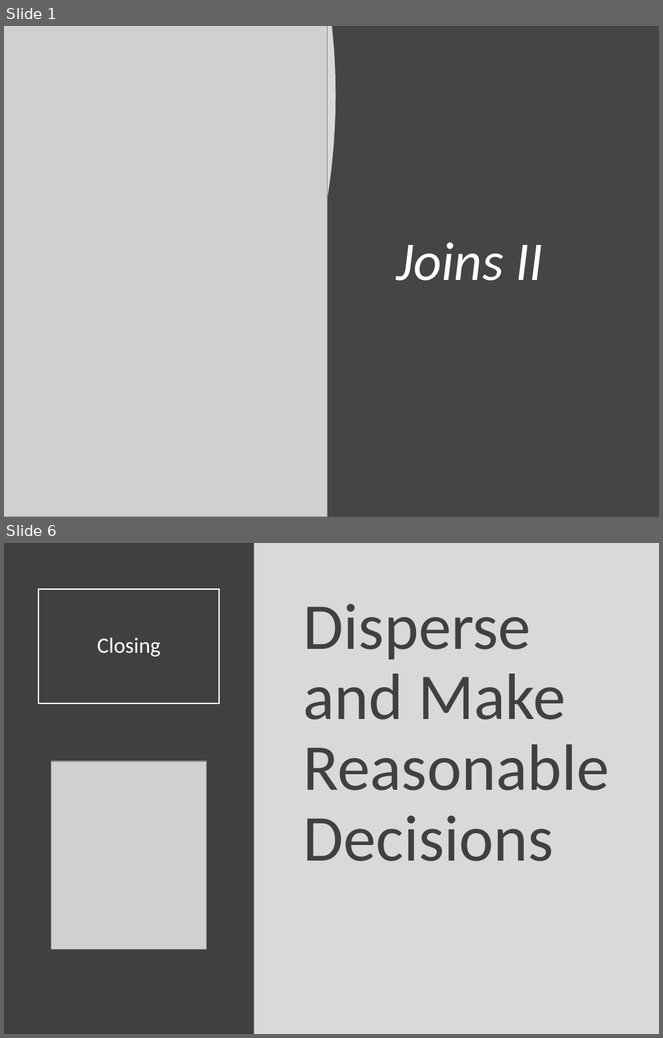
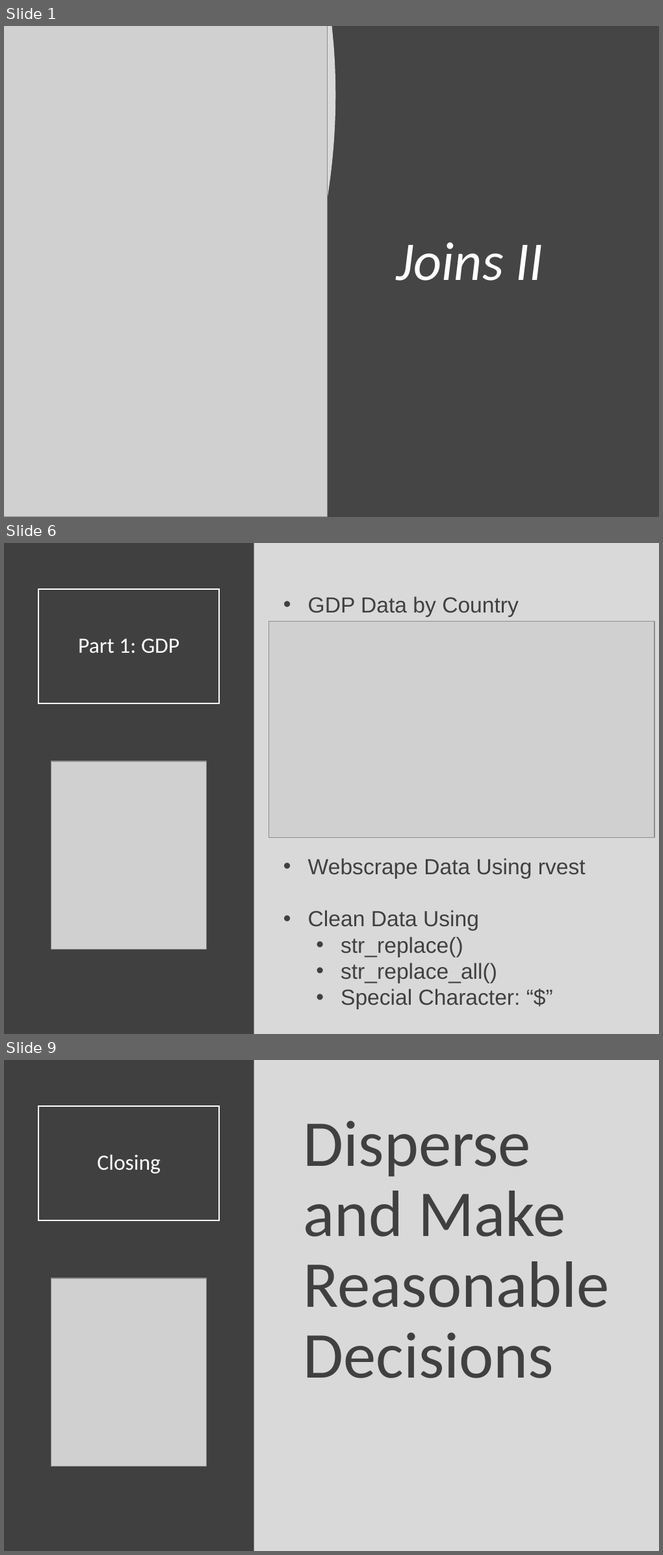
Before and after one commit to SuperMarioGiacomazzo/STOR320_WEBSITE, a slide deck: Lecture/Joins 2/Joins_2_Lecture.pptx. Shown one above the other, each under a label of ours: slides 1 and 6 before the commit, slides 1, 6 and 9 after it; the slides between them are not shown. The pictures are 663x1038 and 663x1555 pixels, drawn with LibreOffice and Linux fonts; fonts in the diff are those of the drawing; grey boxes stand for pictures. Boxes give left, top, right and bottom in pixels: in the first picture for what was removed or moved away, otherwise in the second. Text is boxed around its words. In the diff, an @@ line names an element or a change of style, - is before the commit and + after.

```diff
--- a/Lecture/Joins 2/Joins_2_Lecture.pptx
+++ b/Lecture/Joins 2/Joins_2_Lecture.pptx
@@ slide 6 added at (4,543,659,1034), background #D9D9D9 @@
@@ rectangle added at (4,543,254,1034), fill #404040 @@
@@ title added at (38,589,220,704), outline #FFFFFF 1.5 pt, 24 pt, text #FFFFFF @@
+Part 1: GDP
@@ text added at (308,596,586,1010), 24 pt, text #404040 @@
+• GDP Data by Country
+• Webscrape Data Using rvest
+• Clean Data Using
+  • str_replace()
+  • str_replace_all()
+  • Special Character: “$”
@@ picture added at (269,622,655,838) @@
@@ picture added at (51,761,206,949) @@
@@ what was slide 6 is now slide 9 @@
```
Also in this commit, not shown: 1 slide changed, 5 other slides added, 3 slides removed, 3 other files.
